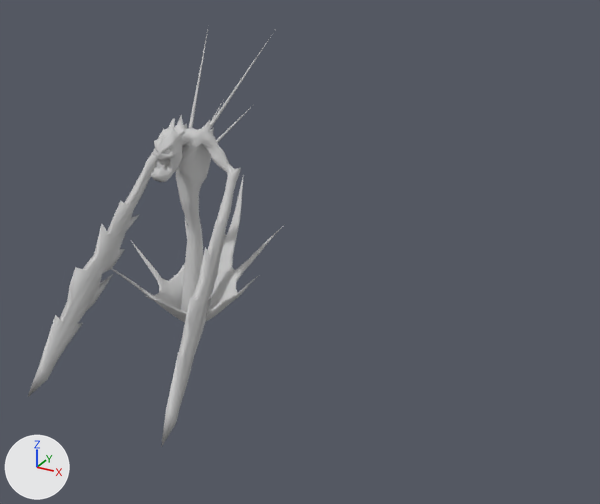
The FBX model Assets/Resources/meshes/units/cutter_tower.FBX: old version first, new version second.
Camera for both pictures: a 50 mm camera at (0.663, -0.881, 0.571) aimed at (0.219, -0.074, 0.167). Arrows for +X, +Y and +Z are at lower left; the lights stay in place. Where no turn or scale is listed for an object, it has been applied to the vertices. Vertices at the same position are counted once.

Script lines for the objects in view, before the commit:
```python
me_mesh = bpy.data.meshes.new('Mesh')
me_mesh.from_pydata(...)  # 992 vertices, 1995 faces; spans x -0.112..0.112, y -0.234..0.033, z -0.28..0.066
me_mesh.materials.append(mat_default)  # light grey #cacaca
me_mesh_001 = bpy.data.meshes.new('Mesh.001')
me_mesh_001.from_pydata(...)  # 674 vertices, 1344 faces; spans x -0.118..0.117, y -0.106..0.142, z -0.028..0.169
me_mesh_001.materials.append(mat_06___default)  # light grey #cacaca
me_mesh_004 = bpy.data.meshes.new('Mesh.004')
me_mesh_004.from_pydata(...)  # 52 vertices, 96 faces; spans x -4.19..0.11, y -1.08..0.11, z -0.26..7.45
me_mesh_004.materials.append(mat_24___default)  # light grey #cacaca
ob_cone043 = bpy.data.objects.new('Cone043', me_mesh_001)
ob_cone043.location = (0.003, 0.0, 0.0)
ob_cone044 = bpy.data.objects.new('Cone044', me_mesh_004)
ob_cone044.location = (0.014, 0.02, 0.256)
ob_cone044.rotation_euler = (-0.785, 0.0, -0.349)  # degrees (-45, 0, -20)
ob_cone044.scale = (0.0254, 0.0254, 0.0254)
ob_group43632 = bpy.data.objects.new('Group43632', me_mesh)
ob_group43632.location = (0.003, 0.0, 0.228)
```
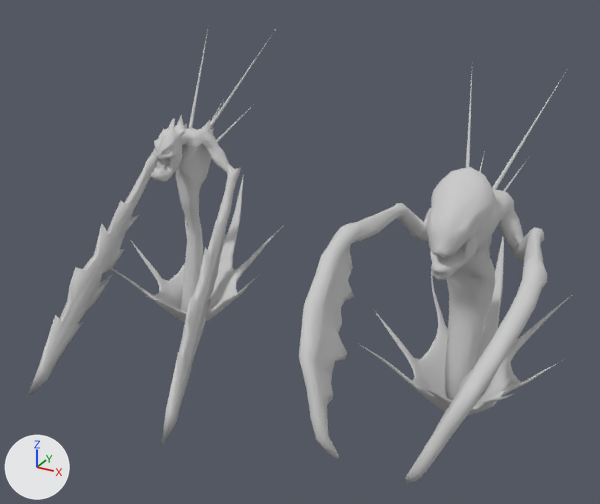
Location of each change, [x1, y1, x2, y2] in pixels of the pictures (600 x 504 px):
'Group36277', added
    after: [299, 167, 547, 483]
'Cone044', reshaped, moved, turned, rescaled
    before: [188, 25, 276, 129]
    after: [357, 237, 572, 416]
'top spikes001', added
    after: [466, 70, 567, 192]

The change in detail:
Material 'default.001' (mat_default_001) is new.
Its base color is (0.588, 0.588, 0.588) (light grey #cacaca).
Its roughness is 0.859.
me_mesh_004 is used by ob_cone044; location (0.014, 0.02, 0.256); rotation (-0.785, 0.0, -0.349), in degrees (-45, 0, -20); scale (0.0254, 0.0254, 0.0254).
me_mesh_004 had 52 vertices, 96 faces and spanned x -4.19..0.11, y -1.08..0.11, z -0.26..7.45.
me_mesh_004 no longer uses material mat_24___default (light grey #cacaca).
me_mesh_004 now has 674 vertices, 1344 faces and spans x -353.97..352.71, y -353.34..470.55, z -136.03..816.21.
me_mesh_004 part 1: 52 vertices removed from x -4.19..0.11, y -1.08..0.11, z -0.26..7.45; 674 vertices added at x -353.97..352.71, y -353.34..470.55, z -136.03..816.21.
me_mesh_004 now uses material mat_06___default (light grey #cacaca).
Mesh me_mesh_006 is new.
It has 104 vertices, 192 faces and spans x -0.067..0.046, y -0.002..0.127, z -0.031..0.133.
It uses material mat_24___default (light grey #cacaca).
Mesh me_mesh_004_1 is new.
It has 1154 vertices, 2304 faces and spans x -0.111..0.111, y -0.303..0.007, z -0.144..0.17.
It uses material mat_default_001 (light grey #cacaca).
Object 'Cone044' (ob_cone044) moves from (0.014, 0.02, 0.256) to (0.416, -0.032, 0.0).
Object 'Cone044' (ob_cone044) turns from (-45, 0, -20) to (0, 0, -2) degrees about x, y and z.
Object 'Cone044' (ob_cone044) is rescaled from (0.0254, 0.0254, 0.0254) to (0.000333, 0.000301, 0.000207).
Object 'top spikes001' (ob_top_spikes001) is new; it shows me_mesh_006.
Its location is (0.426, -0.028, 0.251).
Object 'Group36277' (ob_group36277) is new; it shows me_mesh_004_1.
Its location is (0.415, 0.0, 0.131).
